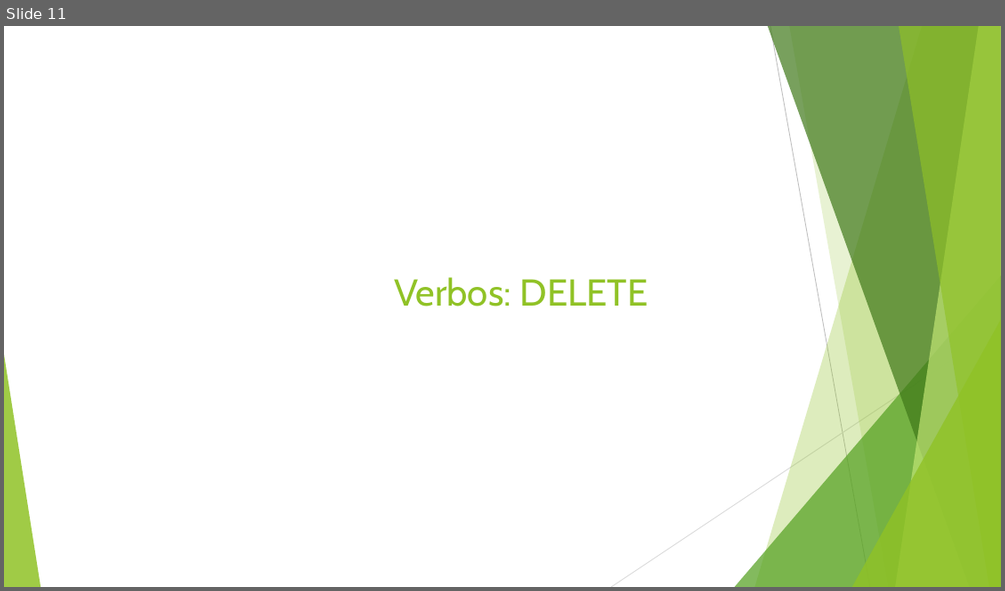
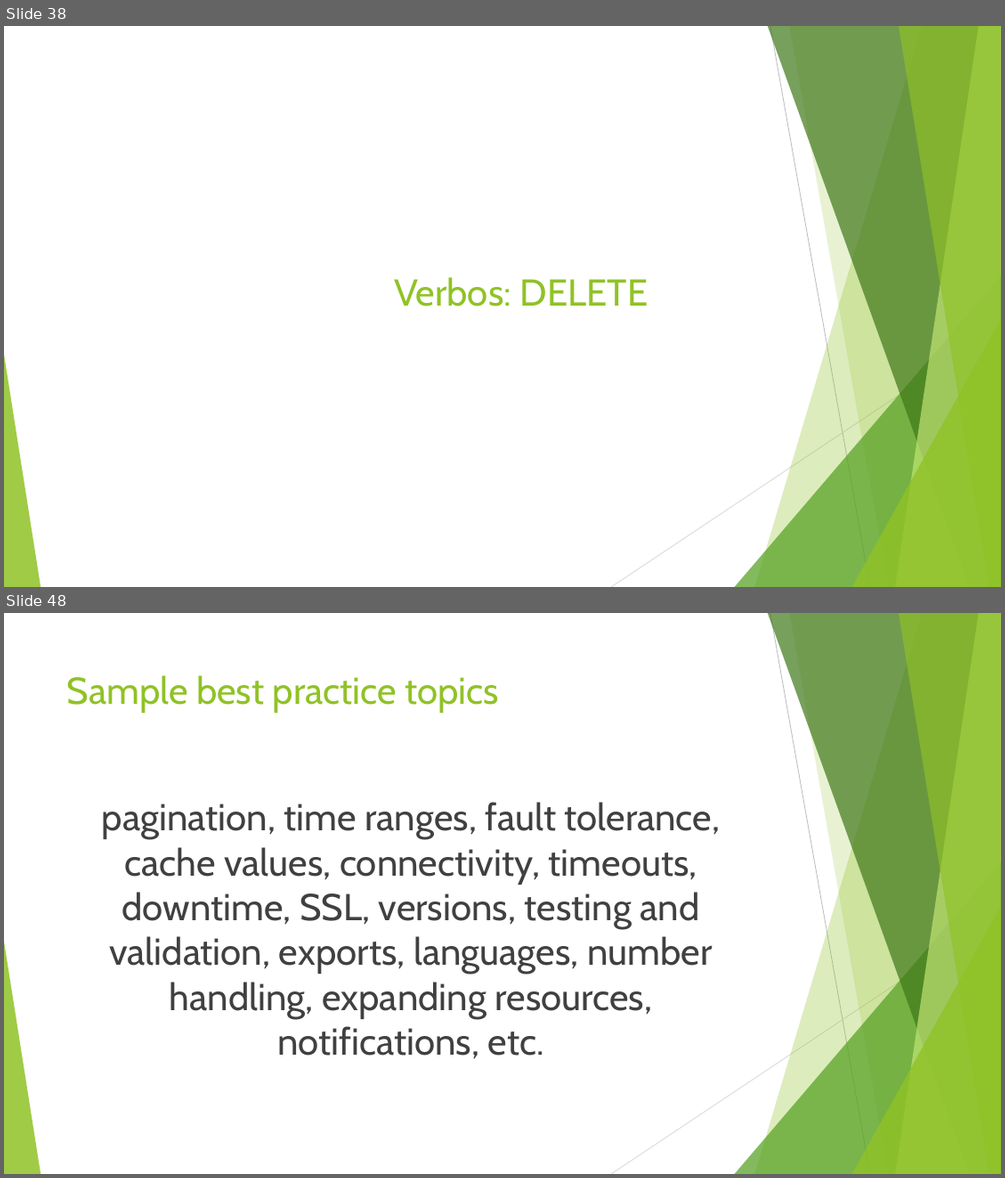
Before and after one commit to leandrocgsi/RestWithASP-NETUdemy, a slide deck: Documents/Understending RESTFul API's .pptx. Shown one above the other, each under a label of ours: slide 11 before the commit, slides 38 and 48 after it; the slides between them are not shown. The pictures are 1005x591 and 1005x1178 pixels, drawn with LibreOffice and Linux fonts; fonts in the diff are those of the drawing. Boxes give left, top, right and bottom in pixels: in the first picture for what was removed or moved away, otherwise in the second. Text is boxed around its words. In the diff, an @@ line names an element or a change of style, - is before the commit and + after.

```diff
--- a/Documents/Understending RESTFul API's .pptx
+++ b/Documents/Understending RESTFul API's .pptx
@@ slide 48 added at <box>4,613,1001,1174</box>, background #FFFFFF; not listed: 10 template elements that a slide beside it also shows @@
@@ title added at <box>67,675,499,713</box>, 36 pt, text #90C226 @@
+Sample best practice topics
@@ text added at <box>102,802,720,1059</box>, 36 pt, text #404040 @@
+pagination, time ranges, fault tolerance, cache values, connectivity, timeouts, downtime, SSL, versions, testing and validation, exports, languages, number handling, expanding resources, notifications, etc.
@@ what was slide 11 is now slide 38 @@
```
Also in this commit, not shown: 43 other slides added.
